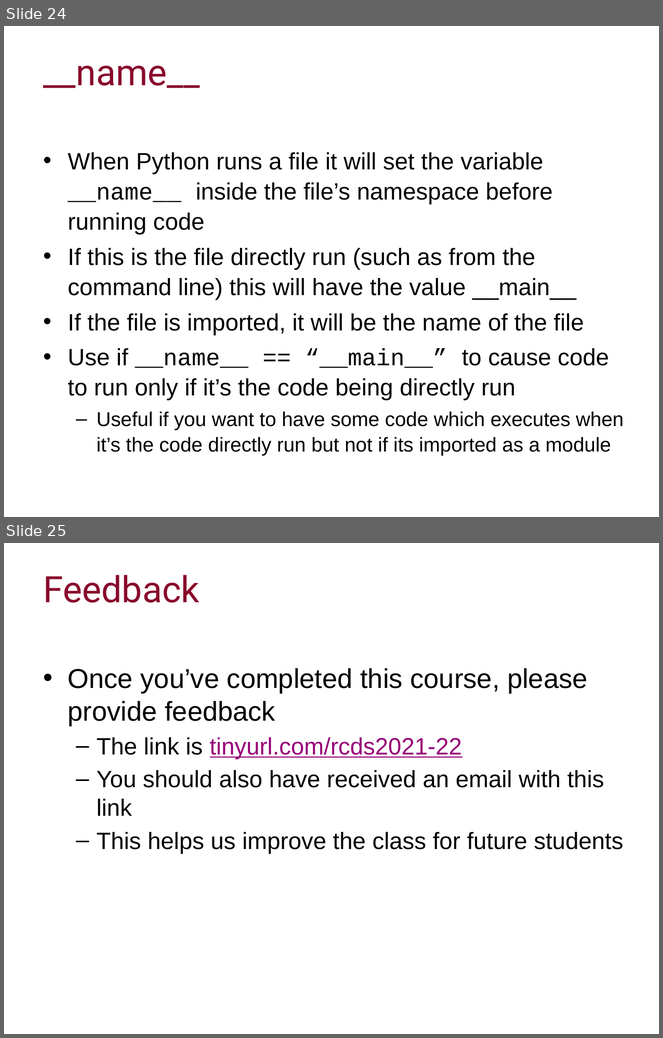
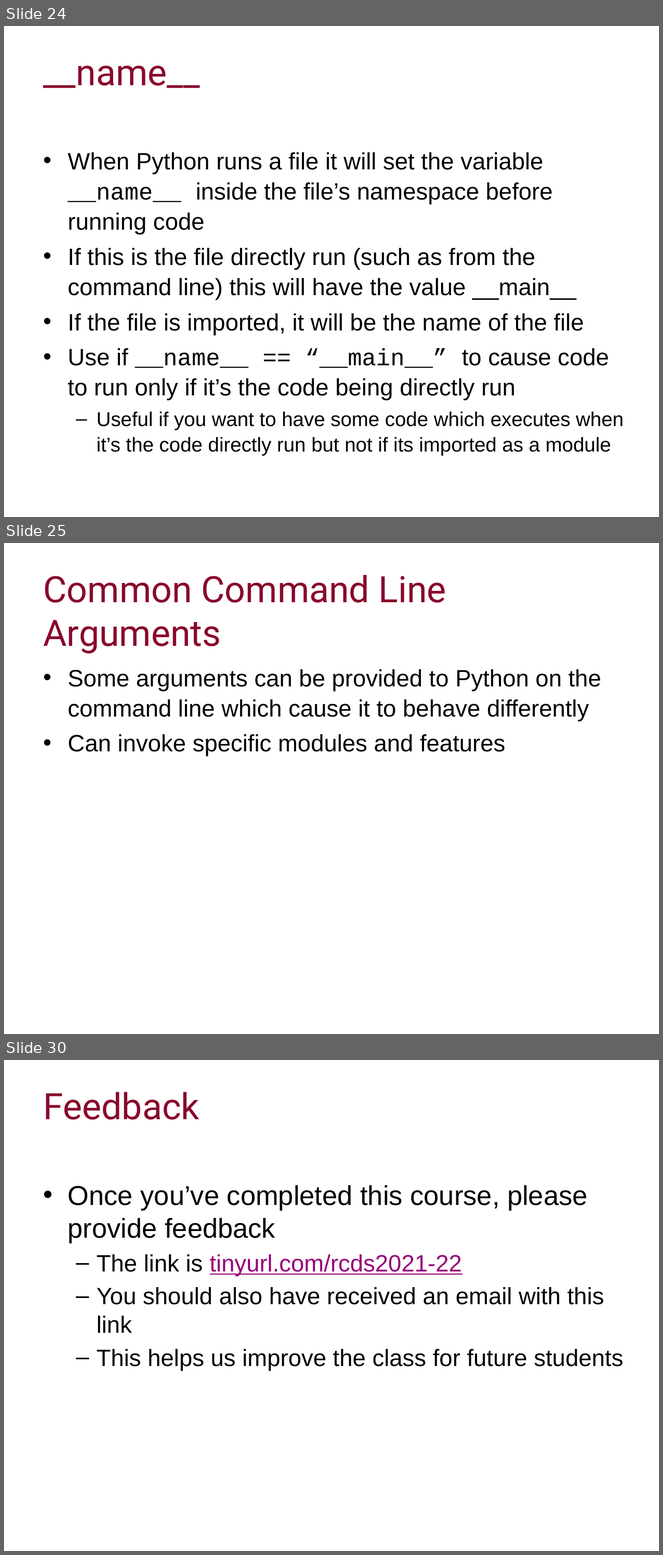
Before and after one commit to ImperialCollegeLondon/RCDS-managing-and-running-python-effectively, a slide deck: Managing and Running Python Effectively.pptx. Shown one above the other, each under a label of ours: slides 24 and 25 before the commit, slides 24, 25 and 30 after it; the slides between them are not shown. The pictures are 663x1038 and 663x1555 pixels, drawn with LibreOffice and Linux fonts; fonts in the diff are those of the drawing; background and template pictures are left out. Boxes give left, top, right and bottom in pixels: in the first picture for what was removed or moved away, otherwise in the second. Text is boxed around its words. In the diff, an @@ line names an element or a change of style, - is before the commit and + after.

Commit message:
Command lines

```diff
--- a/Managing and Running Python Effectively.pptx
+++ b/Managing and Running Python Effectively.pptx
@@ slide 25 added at (x1=4, y1=543, x2=659, y2=1034), background #FFFFFF @@
@@ title added at (x1=43, y1=575, x2=447, y2=654), 40 pt, text #89092B @@
+Common Command Line Arguments
@@ text added at (x1=68, y1=669, x2=601, y2=757), 26 pt, text #000000 @@
+• Some arguments can be provided to Python on the command line which cause it to behave differently
+• Can invoke specific modules and features
@@ what was slide 25 is now slide 30 @@
```
Also in this commit, not shown: 1 slide changed, 4 other slides added, 8 other files.
